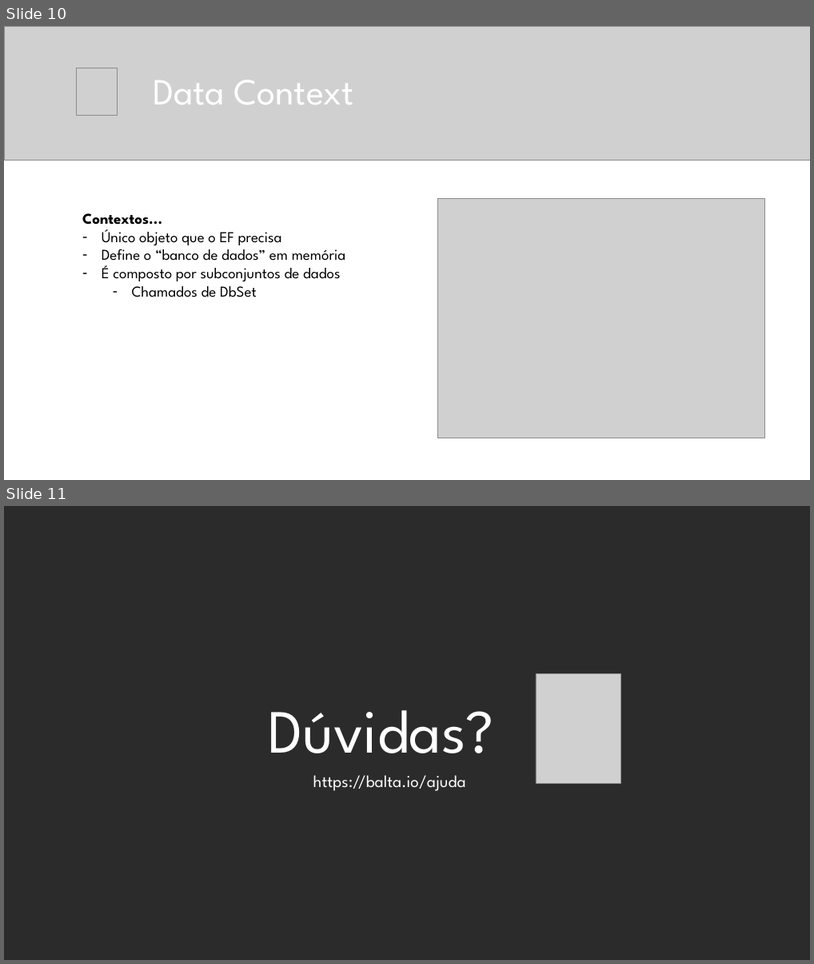
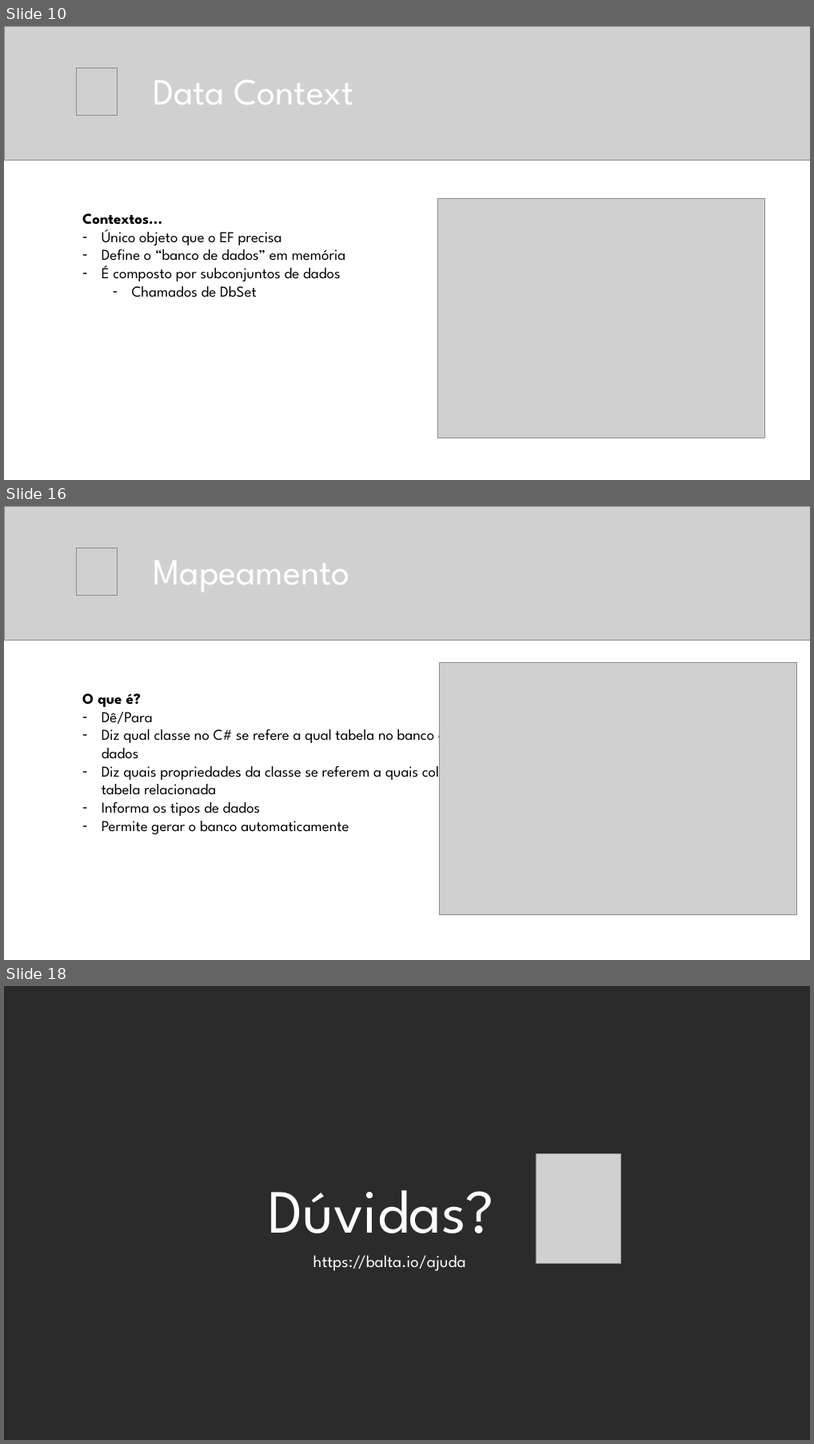
Before and after one commit to balta-io/2808, a slide deck: 2808.pptx. Shown one above the other, each under a label of ours: slides 10 and 11 before the commit, slides 10, 16 and 18 after it; the slides between them are not shown. The pictures are 814x964 and 814x1444 pixels, drawn with LibreOffice and Linux fonts; fonts in the diff are those of the drawing; grey boxes stand for pictures; background and template pictures are left out; a plain dark background stands for a picture behind light text. Boxes give left, top, right and bottom in pixels: in the first picture for what was removed or moved away, otherwise in the second. Text is boxed around its words. In the diff, an @@ line names an element or a change of style, - is before the commit and + after.

```diff
--- a/2808.pptx
+++ b/2808.pptx
@@ slide 16 added at <box>4,506,810,960</box>, background #FFFFFF @@
@@ picture added at <box>4,506,810,640</box> @@
@@ picture added at <box>77,548,117,595</box> @@
@@ title added at <box>153,560,350,592</box>, 44 pt, text #FFFFFF @@
+Mapeamento
@@ picture added at <box>440,663,798,914</box> @@
@@ text added at <box>82,693,469,834</box>, 18 pt, text #000000 @@
+O que é?
+– Dê/Para
+– Diz qual classe no C# se refere a qual tabela no banco de dados
+– Diz quais propriedades da classe se referem a quais colunas da tabela relacionada
+– Informa os tipos de dados
+– Permite gerar o banco automaticamente
@@ what was slide 11 is now slide 18 @@
```
Also in this commit, not shown: 6 other slides added.
